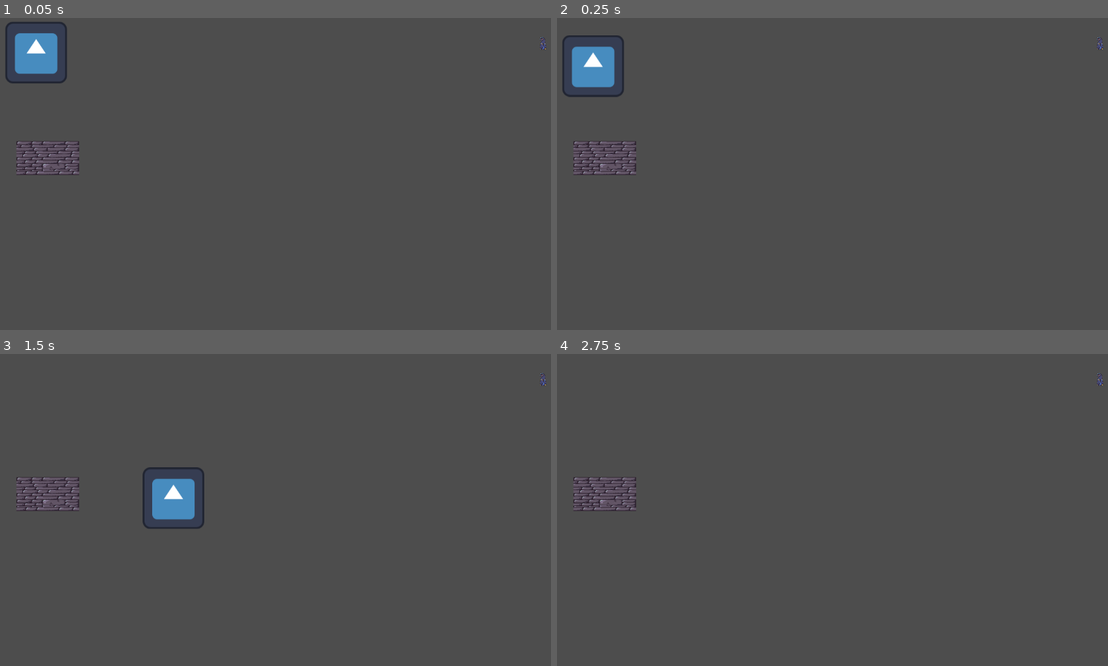
Above: before the commit, frames 1-4 (two rows, left to right).
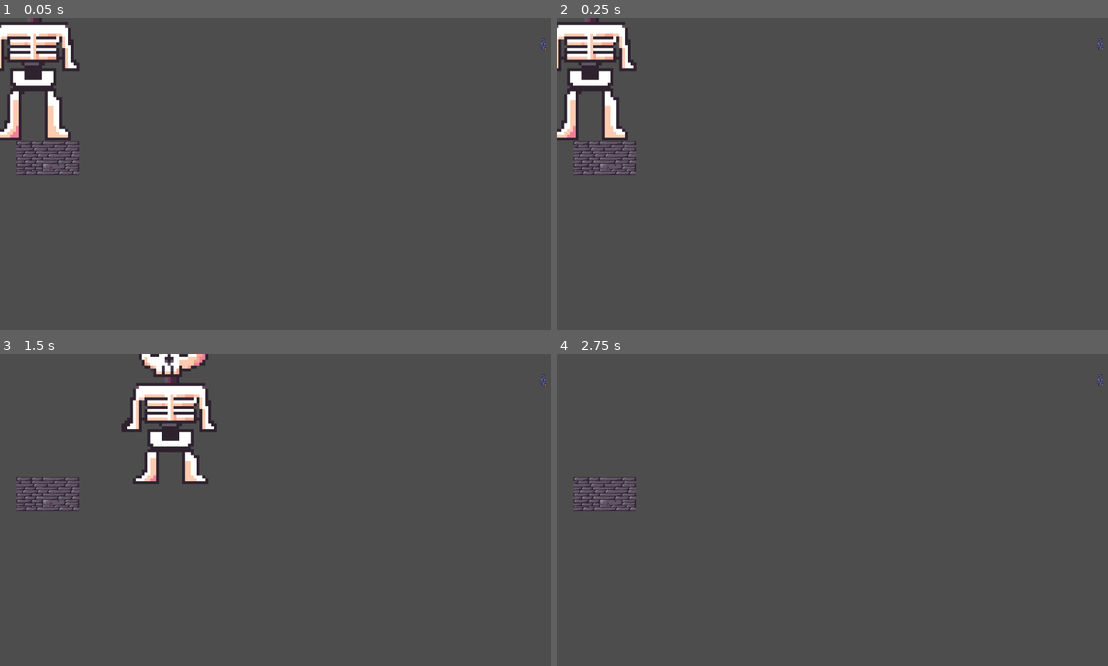
Above: after the commit, the same moments.

Repository: Hexalikk/Mini-Jame-Gam-55
Game: Godot game, scene res://scenes/main.tscn
Two runs of this game, one before a commit and one after it. Both use one fixed random seed, a clock stepped at 60 frames per second and the inputs below. The engine's default icon, where the game draws it, is replaced by a stand-in: a white triangle on a blue panel in a dark square.
Inputs:
- Up to frame 1 (0.05 s): no input
- Up to frame 2 (0.25 s): no input
- Up to frame 3 (1.5 s): hold Space (jump) 0.53-1.28 s; hold Right (ui_right) from 0.53 s (still down); tap E (throw a bone) at 1.35 s
- Up to frame 4 (2.75 s): tap Space (jump) at 1.52, 1.55, 1.82 s; release Right (ui_right) at 2.03 s; hold Left (ui_left) from 2.03 s (still down); hold Space (jump) from 2.03 s (still down)

The runs differ from the first frame. In frame 1, 3.4% of the frame differs, in the area x 0-15%, y 0-40%; in frame 2, 3.5%; in frame 3, 5.0%, in the area x 22-40%, y 0-56%; in frame 4, nothing differs.

Commit message:
animation jump et throw

Diff:
--- a/stronger-bones/scenes/player.tscn
+++ b/stronger-bones/scenes/player.tscn
@@ -1,16 +1,69 @@
 [gd_scene format=3 uid="uid://bkc05oxigicje"]
 
-[ext_resource type="Texture2D" uid="uid://slhpqsm0tswi" path="res://icon.svg" id="1_3vyb7"]
+[ext_resource type="Texture2D" uid="uid://cu50igq77e6cn" path="res://skeleton.png" id="1_3vyb7"]
 
 [sub_resource type="RectangleShape2D" id="RectangleShape2D_u8vuu"]
-size = Vector2(122, 120)
+size = Vector2(196, 398)
+
+[sub_resource type="AtlasTexture" id="AtlasTexture_dqkch"]
+atlas = ExtResource("1_3vyb7")
+region = Rect2(0, 0, 384, 384)
+
+[sub_resource type="AtlasTexture" id="AtlasTexture_ur7pv"]
+atlas = ExtResource("1_3vyb7")
+region = Rect2(1536, 0, 384, 384)
+
+[sub_resource type="AtlasTexture" id="AtlasTexture_g2els"]
+atlas = ExtResource("1_3vyb7")
+region = Rect2(768, 0, 384, 384)
+
+[sub_resource type="AtlasTexture" id="AtlasTexture_3vyb7"]
+atlas = ExtResource("1_3vyb7")
+region = Rect2(1152, 0, 384, 384)
+
+[sub_resource type="SpriteFrames" id="SpriteFrames_jej6c"]
+animations = [{
+"frames": [{
+"duration": 1.0,
+"texture": SubResource("AtlasTexture_dqkch")
+}],
+"loop": true,
+"name": &"default",
+"speed": 5.0
+}, {
+"frames": [{
+"duration": 1.0,
+"texture": SubResource("AtlasTexture_ur7pv")
+}],
+"loop": true,
+"name": &"jump_left",
+"speed": 5.0
+}, {
+"frames": [{
+"duration": 1.0,
+"texture": SubResource("AtlasTexture_g2els")
+}],
+"loop": true,
+"name": &"throw_body",
+"speed": 5.0
+}, {
+"frames": [{
+"duration": 1.0,
+"texture": SubResource("AtlasTexture_3vyb7")
+}],
+"loop": true,
+"name": &"throw_legs",
+"speed": 5.0
+}]
 
 [node name="Player" type="CharacterBody2D" unique_id=939722360]
 position = Vector2(206, 159)
 
 [node name="CollisionShape2D" type="CollisionShape2D" parent="." unique_id=1092267375]
-position = Vector2(1, 0)
+position = Vector2(-4, -5)
 shape = SubResource("RectangleShape2D_u8vuu")
 
-[node name="Sprite2D" type="Sprite2D" parent="." unique_id=553749333]
-texture = ExtResource("1_3vyb7")
+[node name="AnimatedSprite2D" type="AnimatedSprite2D" parent="." unique_id=1552383906]
+sprite_frames = SubResource("SpriteFrames_jej6c")
+animation = &"throw_body"
+speed_scale = 0.5
--- a/stronger-bones/scripts/player.gd
+++ b/stronger-bones/scripts/player.gd
@@ -12,6 +12,7 @@
 
 
 signal drop_a_bone
+@onready var animated_sprite = $AnimatedSprite2D
 
 
 enum STATE {
@@ -22,27 +23,39 @@
 
 func _physics_process(delta: float) -> void:
 	# Add the gravity.
+	if is_on_floor() and velocity.x == 0 and not Input.is_action_pressed("jump"):
+		if (_state == STATE.NORMAL):
+			animated_sprite.play("default")
+		if (_state == STATE.NO_LEGS):
+			animated_sprite.play("throw_legs")
+		if (_state == STATE.HEAD):
+			animated_sprite.play("throw_body")
+
 	if not is_on_floor():
 		velocity += get_gravity() * delta
 
 	if Input.is_action_pressed("jump") and is_on_floor():
+		animated_sprite.play("jump_left")
 		heldFrameCounter += 1
 		if heldFrameCounter > 50:
 			heldFrameCounter = 51
 			isHeldEnough = true
 
 	if Input.is_action_just_released("jump") and is_on_floor():
+		animated_sprite.play("jump_left")
 		if isHeldEnough == true && _state == STATE.NORMAL :
 			velocity.y += JUMP_VELOCITY*2
 			isHeldEnough = false
 			heldFrameCounter = 0
 			print("long jump")
+
 		elif _state != STATE.HEAD:
 			isHeldEnough = false
 			heldFrameCounter = 0
 			velocity.y += JUMP_VELOCITY
 		else:
 			velocity.y += SKULL_JUMP_VELOCITY
+
 
 	if Input.is_action_just_released("throw a bone"):
 		match(_state):
Binary file added: stronger-bones/skeleton.png
Not shown, added: stronger-bones/skeleton.png.import
